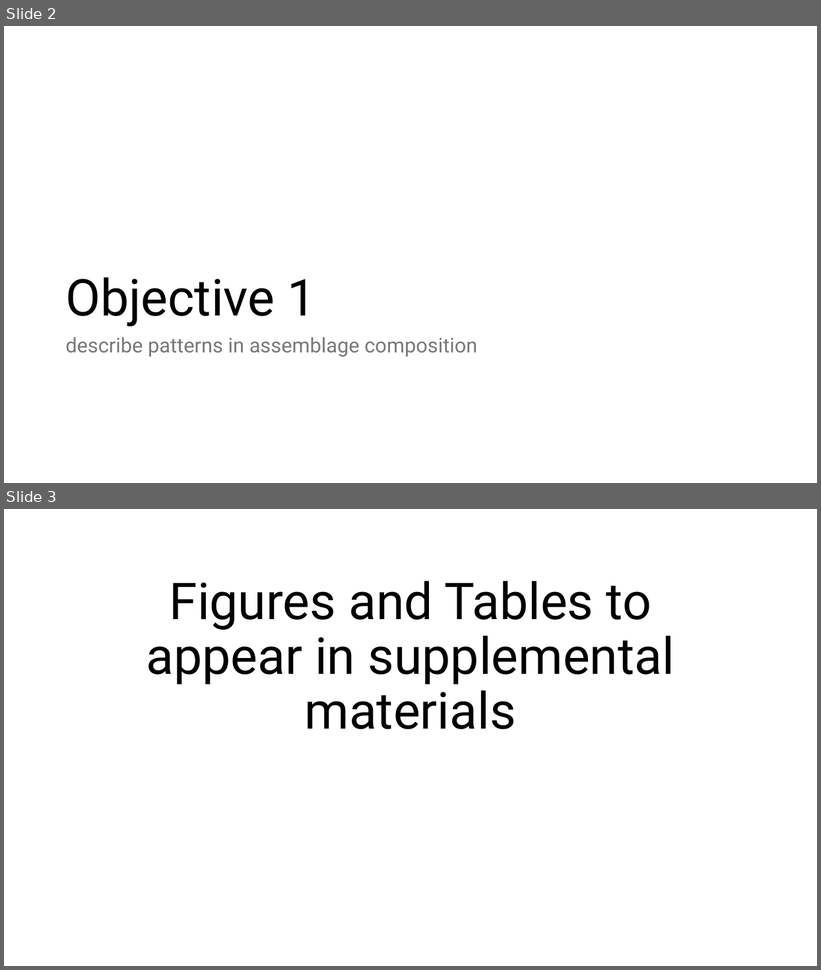
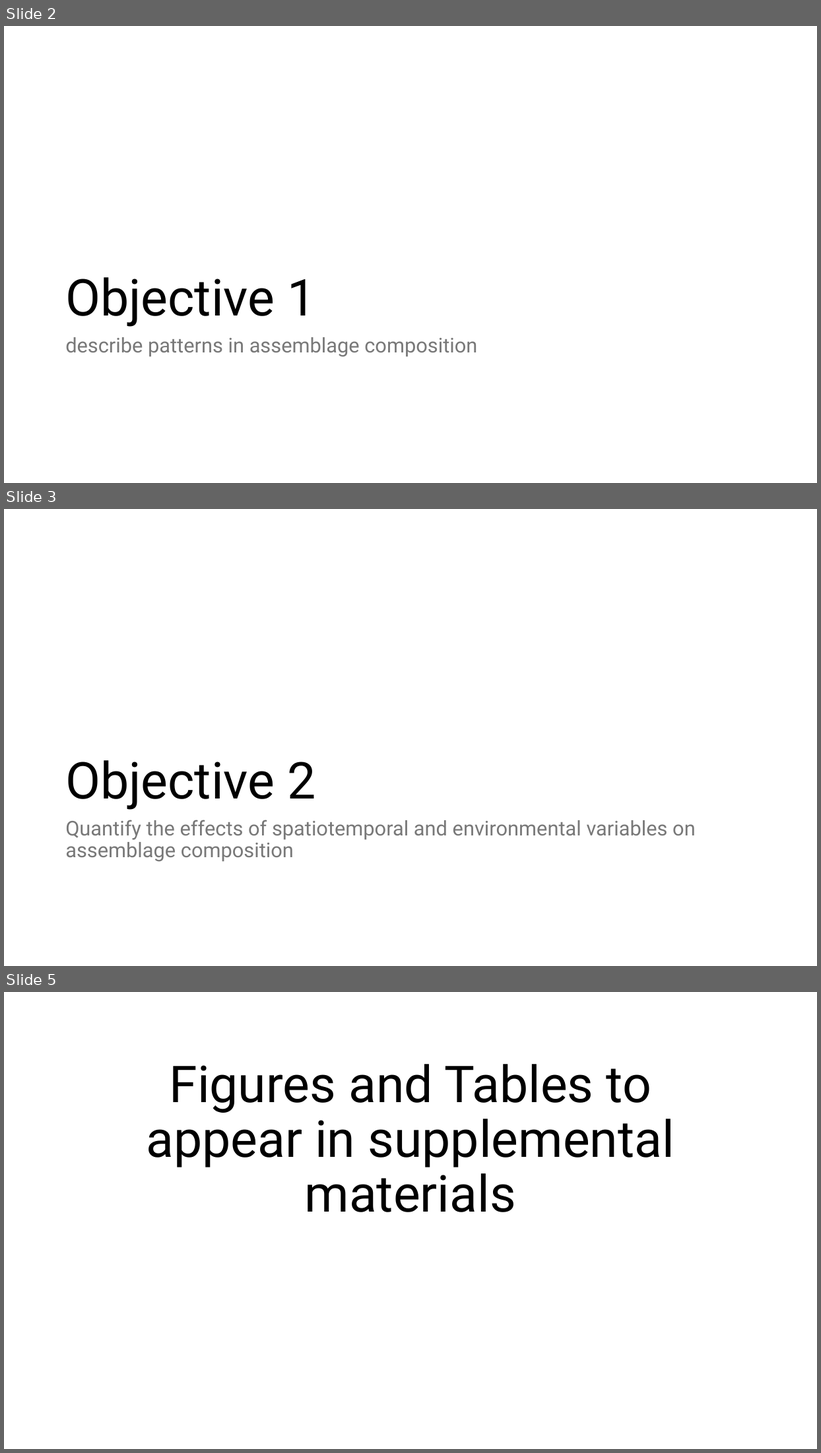
Before and after one commit to LukeABobay/larval-fish-community-analysis, a slide deck: Project Figures and Tables in order.pptx. Shown one above the other, each under a label of ours: slides 2 and 3 before the commit, slides 2, 3 and 5 after it; the slides between them are not shown. The pictures are 821x970 and 821x1453 pixels, drawn with LibreOffice and Linux fonts; fonts in the diff are those of the drawing. Boxes give left, top, right and bottom in pixels: in the first picture for what was removed or moved away, otherwise in the second. Text is boxed around its words. In the diff, an @@ line names an element or a change of style, - is before the commit and + after.

```diff
--- a/Project Figures and Tables in order.pptx
+++ b/Project Figures and Tables in order.pptx
@@ slide 3 added at box(4, 509, 817, 966), background #FFFFFF @@
@@ title added at box(65, 760, 316, 810), 60 pt, text #000000 @@
+Objective 2
@@ text added at box(65, 820, 696, 862), 24 pt, text #797979 @@
+Quantify the effects of spatiotemporal and environmental variables on assemblage composition
@@ what was slide 3 is now slide 5 @@
```
Also in this commit, not shown: 4 slides changed, 1 other slide added, 1 other file.
